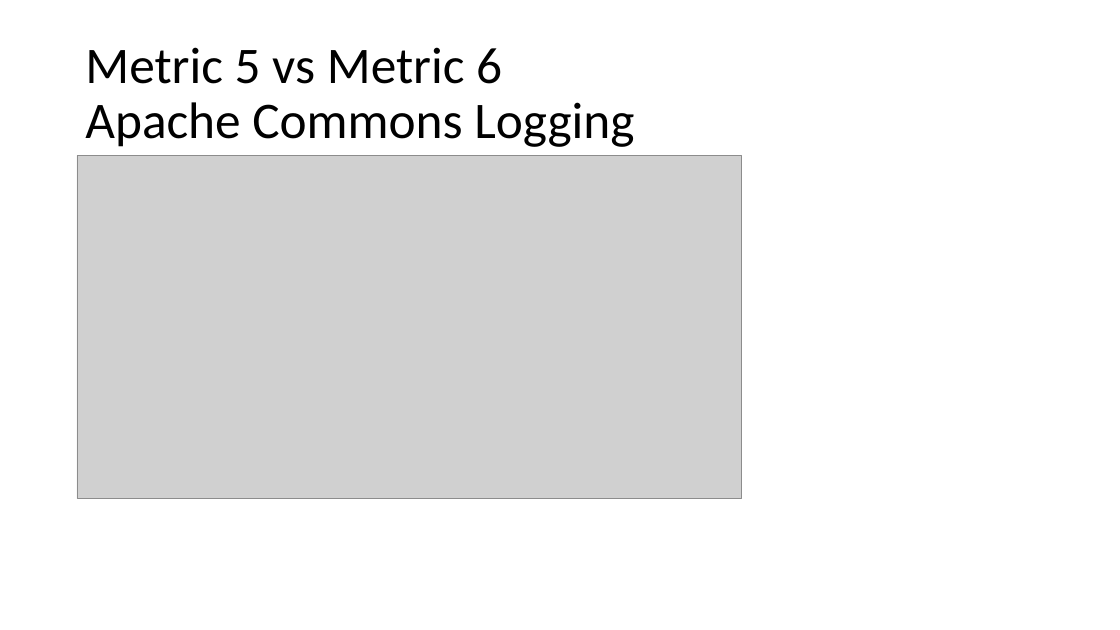
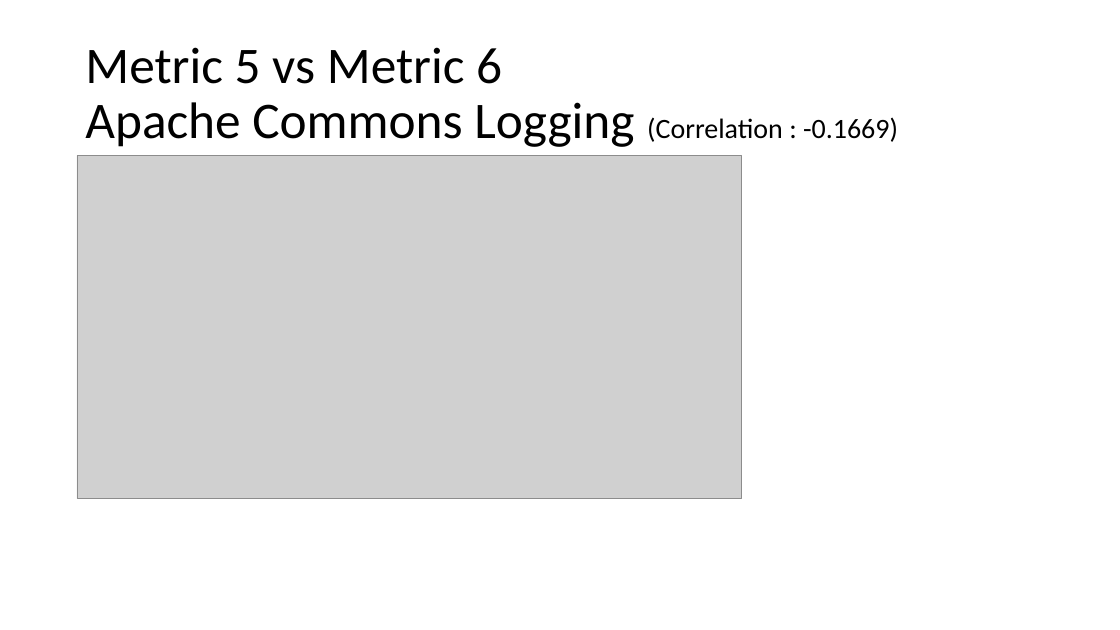
Before and after one commit to pranotimulay/soen6611-measurement-metrics, a slide deck: slide 23 of presentation/Group J.pptx. Drawn at 1120x630 pixels with LibreOffice and Linux fonts; fonts in the diff are those of the drawing; grey boxes stand for pictures. Boxes give left, top, right and bottom in pixels: in the first picture for what was removed or moved away, otherwise in the second. Text is boxed around its words. In the diff, an @@ line names an element or a change of style, - is before the commit and + after.

```diff
--- a/presentation/Group J.pptx
+++ b/presentation/Group J.pptx
@@ title at box(85, 47, 898, 147): text changed @@
-Metric 5 vs Metric 6
-Apache Commons Logging
+Metric 5 vs Metric 6
+Apache Commons Logging (Correlation : -0.1669)
```
Also in this commit, not shown: 9 other slides changed, 1 other file.
